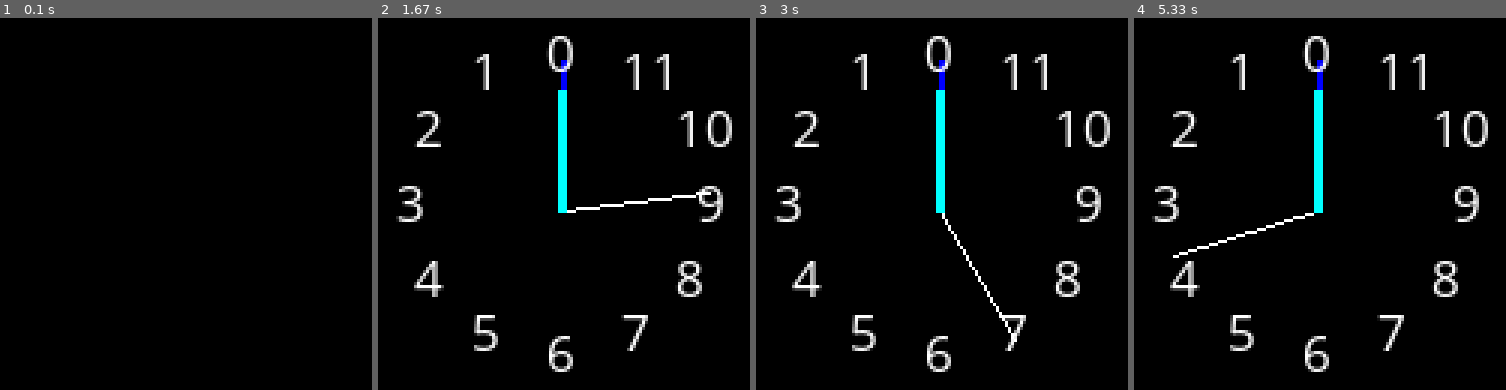
Above: before the commit, frames 1-4 (left to right).
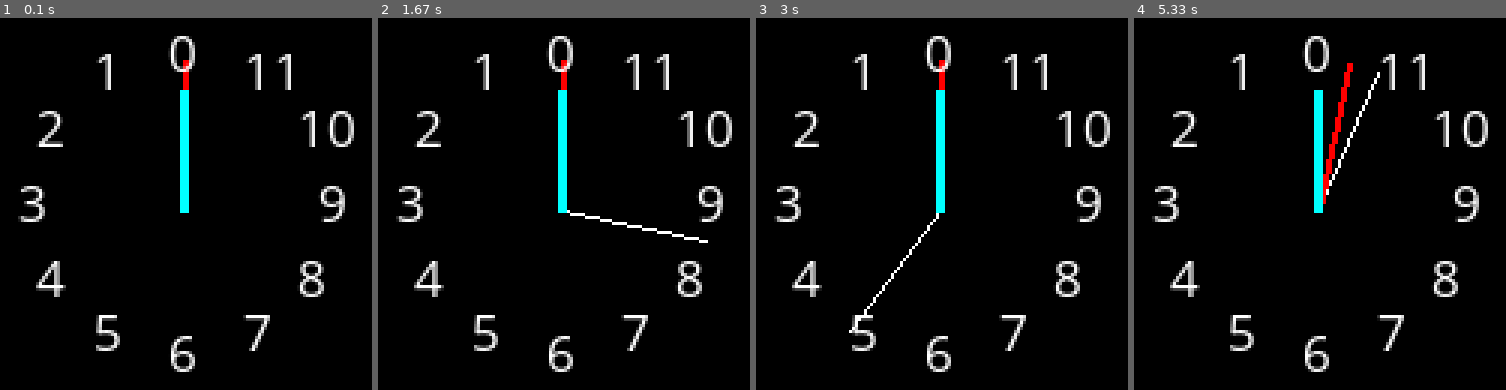
Above: after the commit, the same moments.

Repository: selcukemreozer/pygame
Game: pygame game, started from theClock.py
Two runs of this game, one before a commit and one after it. Both use one fixed random seed, a clock stepped at 60 frames per second and the inputs below.
Inputs:
- Up to frame 1 (0.1 s): no input
- Up to frame 2 (1.67 s): no input
- Up to frame 3 (3 s): no input
- Up to frame 4 (5.33 s): no input

The runs differ from the first frame. In frame 1, 5.3% of the frame differs, in the area x 4-96%, y 4-96%; in frame 2, 0.7%; in frame 3, 0.7%; in frame 4, 1.3%.

Commit message:
some settings and hand minute color changed

Diff:
--- a/theClock.py
+++ b/theClock.py
@@ -3,6 +3,7 @@
 from time import sleep
 
 sleep_sayac = 0.1
+speedValue = 0.001
 derece = 360
 dereceDK = 360
 dereceST = 360
@@ -57,15 +58,15 @@
     # pygame.draw.line(screen, (255, 255, 255), (100, 100), (saniye3, saniye4))
 
     pygame.draw.line(screen, (255, 255, 255), (250, 250), (xsaniye, ysaniye))
-    pygame.draw.line(screen, (0, 0, 255), (250, 250), (xdakika, ydakika), 2)
+    pygame.draw.line(screen, kırmızı, (250, 250), (xdakika, ydakika), 2)
     pygame.draw.line(screen, (0, 255, 255), (250, 250), (xsaat, ysaat), 3)
 
     derece-=6
     for each in range(360):
+
         if (each) % 30 == 0:
             xsayi = -50 * round(math.sin(math.radians(each)), 5) + 250
             ysayi = -50 * round(math.cos(math.radians(each)), 5) + 250
-            print(f"derece:{derece}\nderece % 30:{str(int(each / 30))}")
             screen.blit(sayi(each), (xsayi-5, ysayi-15))
 
     if derece == 0:
@@ -84,9 +85,14 @@
         dereceST = 360
 
     # print(f"\ndegree:{derece}\nx1:{x1 - 100}\ny1:{y1 - 100}\nx2:{x2 - 100}\ny2:{y2 - 100}\n")
-    sleep_sayac+=0.001
-    if sleep_sayac == 0.001:
-        sleep_sayac = 0.01
+    sleep_sayac -= speedValue
+    if sleep_sayac < 0.001:
+        speedValue = -speedValue
+
+    elif sleep_sayac > 0.1:
+        speedValue = -speedValue
+
+    print(f"sleep_sayac:{sleep_sayac}")
     sleep(sleep_sayac)
 
 
